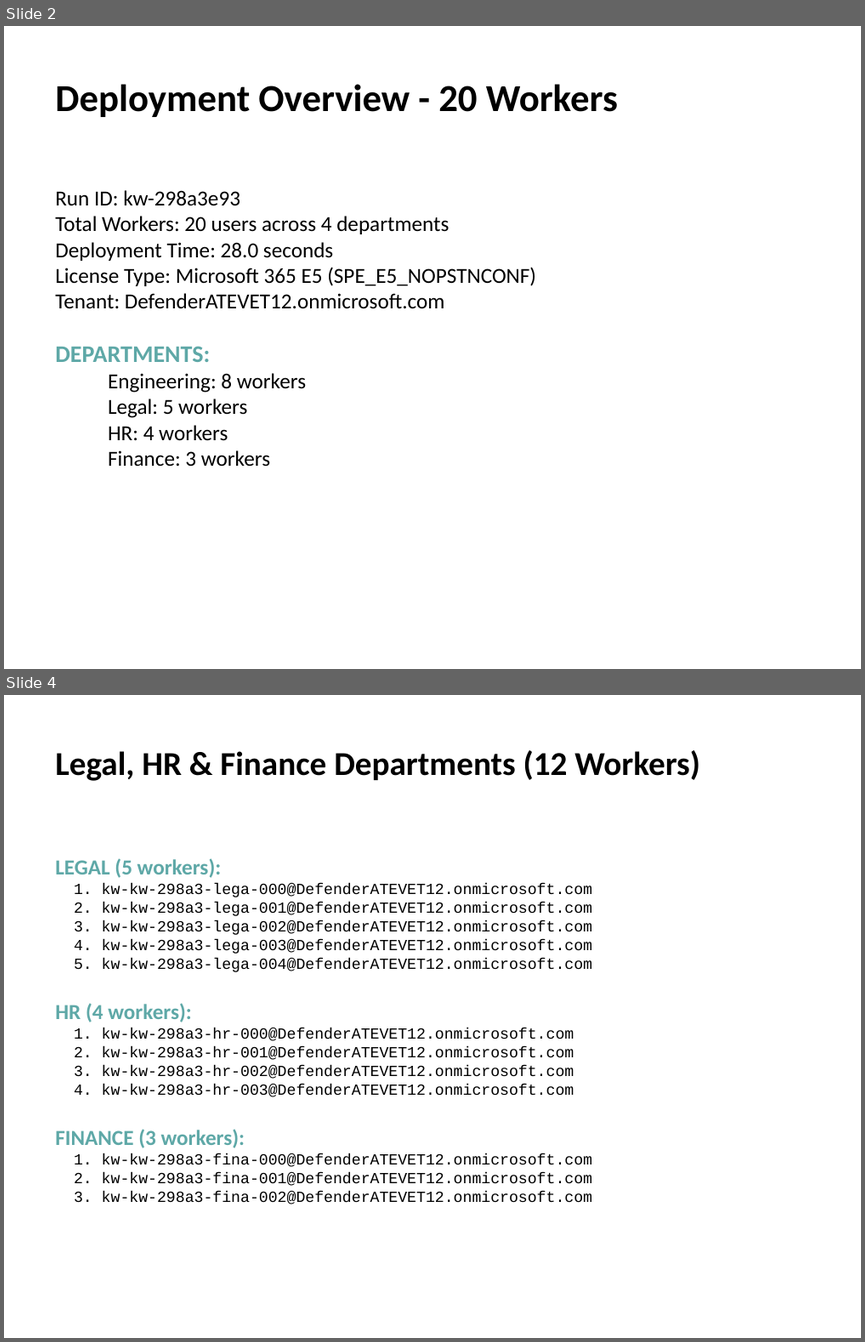
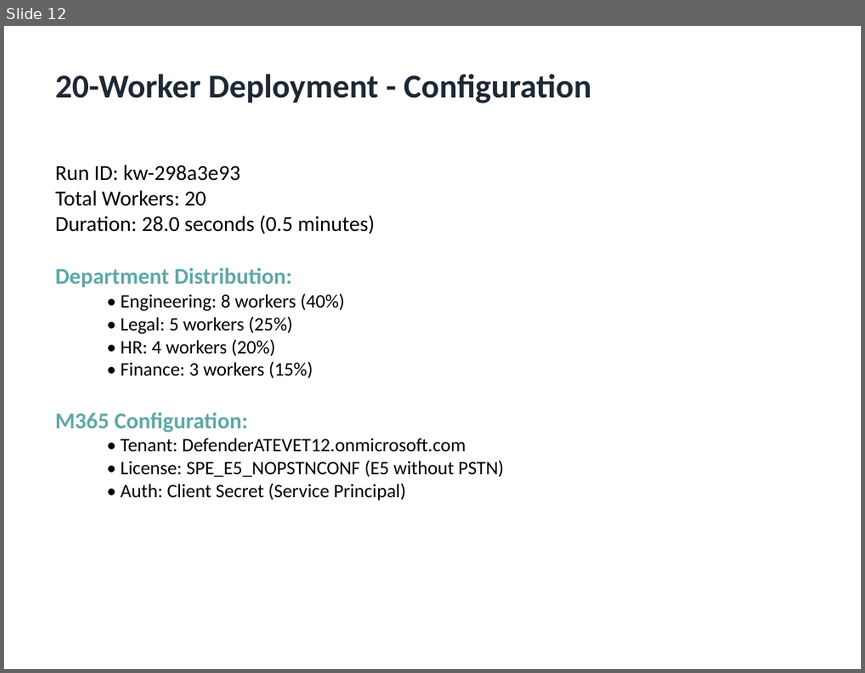
Before and after one commit to rysweet/AzureHayMaker, a slide deck: KnowledgeWorker-E2E-Evidence.pptx. Shown one above the other, each under a label of ours: slides 2 and 4 before the commit, slide 12 after it; the slides between them are not shown. The pictures are 865x1342 and 865x673 pixels, drawn with LibreOffice and Linux fonts; fonts in the diff are those of the drawing. Boxes give left, top, right and bottom in pixels: in the first picture for what was removed or moved away, otherwise in the second. Text is boxed around its words. In the diff, an @@ line names an element or a change of style, - is before the commit and + after.

```diff
--- a/KnowledgeWorker-E2E-Evidence.pptx
+++ b/KnowledgeWorker-E2E-Evidence.pptx
@@ slide 4 removed at box(4, 695, 861, 1338), background #FFFFFF @@
@@ text removed at box(55, 750, 700, 781) @@
-Legal, HR & Finance Departments (12 Workers)
@@ text removed at box(55, 858, 592, 1204) @@
-LEGAL (5 workers):
-1. kw-kw-298a3-lega-000@DefenderATEVET12.onmicrosoft.com
-2. kw-kw-298a3-lega-001@DefenderATEVET12.onmicrosoft.com
-3. kw-kw-298a3-lega-002@DefenderATEVET12.onmicrosoft.com
-4. kw-kw-298a3-lega-003@DefenderATEVET12.onmicrosoft.com
-5. kw-kw-298a3-lega-004@DefenderATEVET12.onmicrosoft.com
-HR (4 workers):
-1. kw-kw-298a3-hr-000@DefenderATEVET12.onmicrosoft.com
-2. kw-kw-298a3-hr-001@DefenderATEVET12.onmicrosoft.com
-3. kw-kw-298a3-hr-002@DefenderATEVET12.onmicrosoft.com
-4. kw-kw-298a3-hr-003@DefenderATEVET12.onmicrosoft.com
-FINANCE (3 workers):
-1. kw-kw-298a3-fina-000@DefenderATEVET12.onmicrosoft.com
-2. kw-kw-298a3-fina-001@DefenderATEVET12.onmicrosoft.com
-3. kw-kw-298a3-fina-002@DefenderATEVET12.onmicrosoft.com
@@ what was slide 2 is now slide 12 @@
@@ slide 12 changed as well @@
@@ text at box(55, 74, 591, 103): text changed; size 32 to 28 pt; text colour #000000 to #1C2833 @@
-Deployment Overview - 20 Workers
+20-Worker Deployment - Configuration
@@ text "Run ID: kw-298a3e93": place and size @@
-text "Run ID: kw-298a3e93" at box(55, 190, 536, 465)
+text "Run ID: kw-298a3e93" at box(55, 165, 504, 500)
@@ text at box(55, 190, 504, 500): text changed; size 18 to 16 pt @@
-Total Workers: 20 users across 4 departments
-Deployment Time: 28.0 seconds
-License Type: Microsoft 365 E5 (SPE_E5_NOPSTNCONF)
-Tenant: DefenderATEVET12.onmicrosoft.com
-DEPARTMENTS:
-  Engineering: 8 workers
-  Legal: 5 workers
-  HR: 4 workers
-  Finance: 3 workers
+Total Workers: 20
+Duration: 28.0 seconds (0.5 minutes)
+Department Distribution:
+  • Engineering: 8 workers (40%)
+  • Legal: 5 workers (25%)
+  • HR: 4 workers (20%)
+  • Finance: 3 workers (15%)
+M365 Configuration:
+  • Tenant: DefenderATEVET12.onmicrosoft.com
+  • License: SPE_E5_NOPSTNCONF (E5 without PSTN)
+  • Auth: Client Secret (Service Principal)
```
Also in this commit, not shown: 3 other slides changed, 12 slides added, 3 other slides removed.
